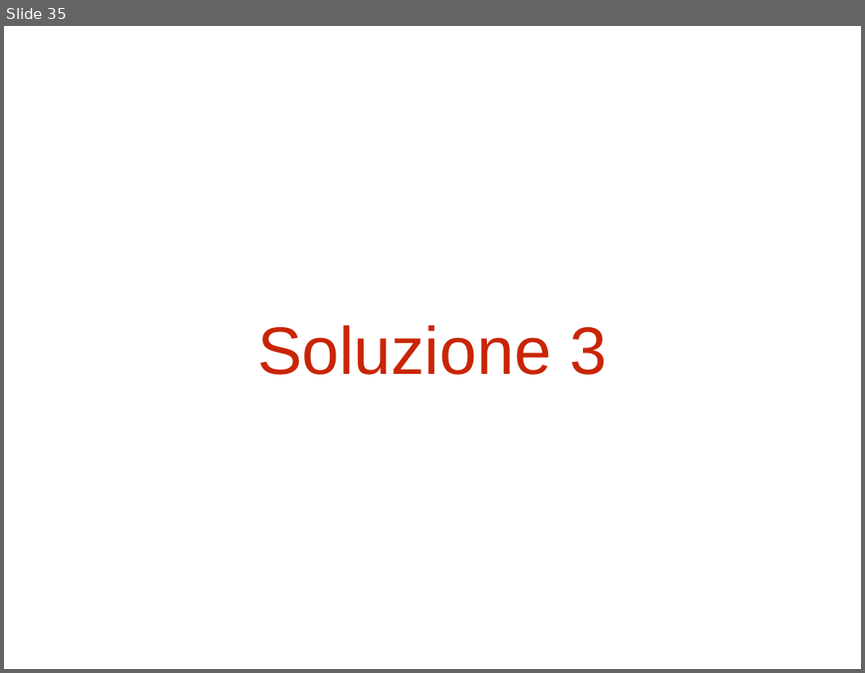
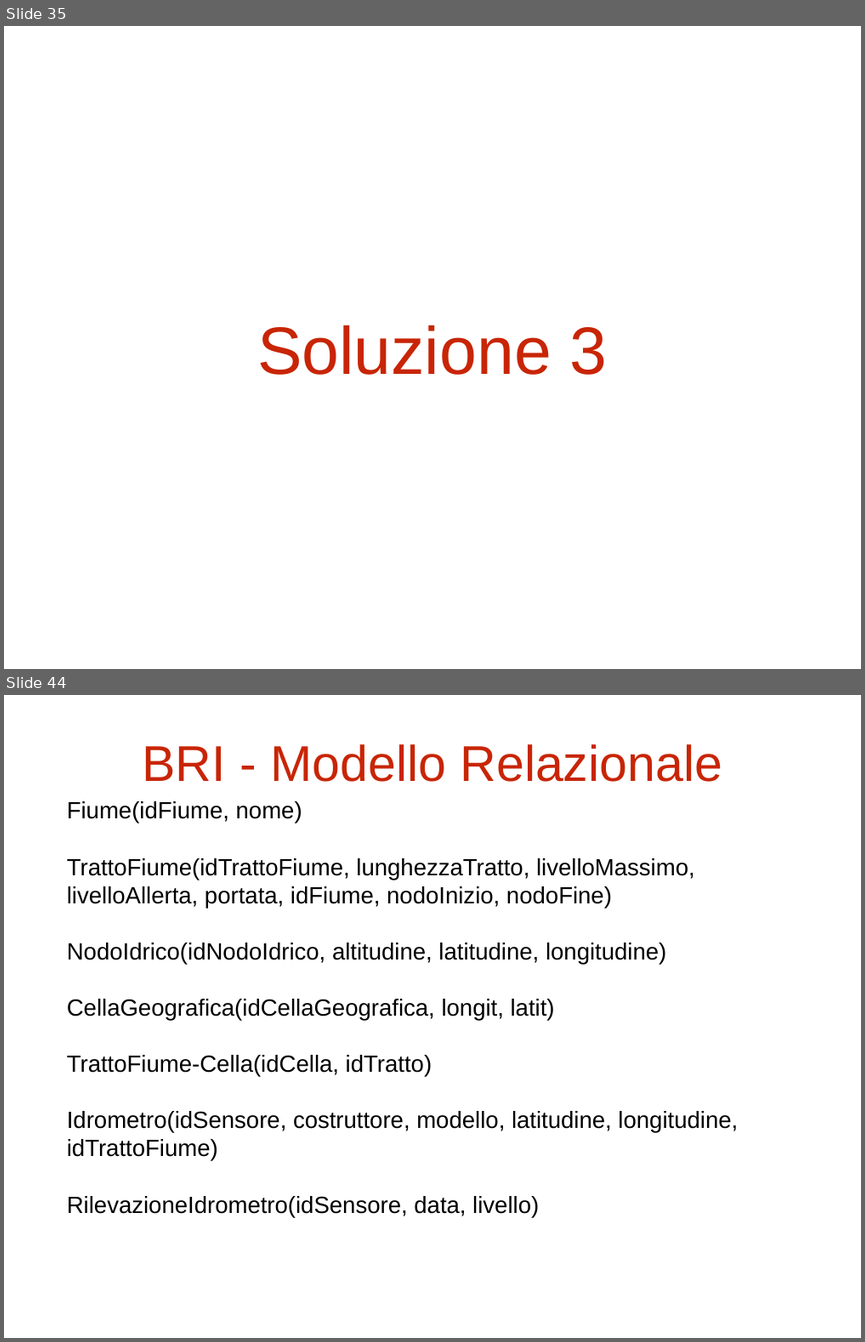
Before and after one commit to Stef23/MRVProject, a slide deck: PDF.pptx. Shown one above the other, each under a label of ours: slide 35 before the commit, slides 35 and 44 after it; the slides between them are not shown. The pictures are 865x673 and 865x1342 pixels, drawn with LibreOffice and Linux fonts; fonts in the diff are those of the drawing. Boxes give left, top, right and bottom in pixels: in the first picture for what was removed or moved away, otherwise in the second. Text is boxed around its words. In the diff, an @@ line names an element or a change of style, - is before the commit and + after.

```diff
--- a/PDF.pptx
+++ b/PDF.pptx
@@ slide 44 added at <box>4,695,861,1338</box>, background #FFFFFF @@
@@ title added at <box>143,744,723,782</box>, 60 pt, text #C82506 @@
+BRI - Modello Relazionale
@@ text added at <box>67,801,738,1217</box>, 28 pt, text #000000 @@
+Fiume(idFiume, nome)
+TrattoFiume(idTrattoFiume, lunghezzaTratto, livelloMassimo,
+        livelloAllerta, portata, idFiume, nodoInizio, nodoFine)
+NodoIdrico(idNodoIdrico, altitudine, latitudine, longitudine)
+CellaGeografica(idCellaGeografica, longit, latit)
+TrattoFiume-Cella(idCella, idTratto)
+Idrometro(idSensore, costruttore, modello, latitudine, longitudine,
+idTrattoFiume)
+RilevazioneIdrometro(idSensore, data, livello)
```
Also in this commit, not shown: 7 slides changed, 21 other slides added, 2 slides removed, 5 other files.
